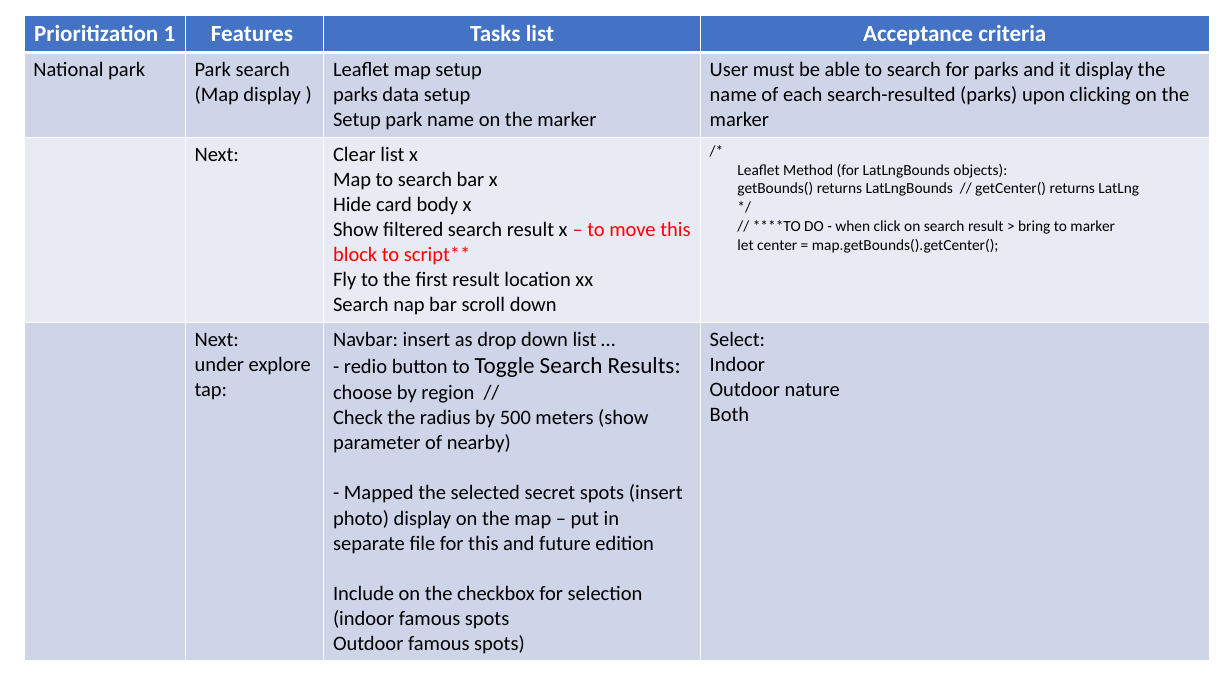
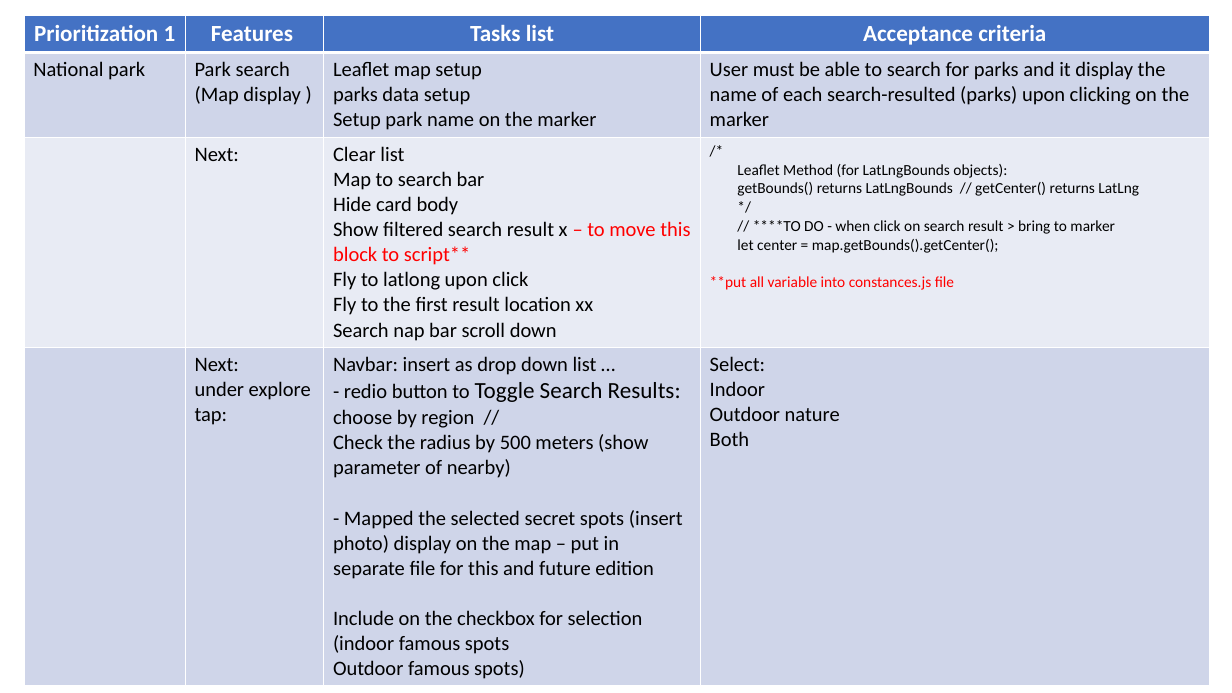
Before and after one commit to annette-p/pre-wedding-photoshoot-locations, a slide deck: slide 7 of wireframe.pptx. Drawn at 1232x693 pixels with LibreOffice and Linux fonts; fonts in the diff are those of the drawing. Boxes give left, top, right and bottom in pixels: in the first picture for what was removed or moved away, otherwise in the second. Text is boxed around its words. In the diff, an @@ line names an element or a change of style, - is before the commit and + after.

Commit message:
remove modules for js scripts

```diff
--- a/wireframe.pptx
+++ b/wireframe.pptx
@@ table at bbox=[24, 15, 1210, 683] @@
-row 3, column 3: Clear list x / Map to search bar x / Hide card body x / Show filtered search result x – to move this block to script** / Fly to the first result location xx / Search nap bar scroll down
+row 3, column 3: Clear list / Map to search bar / Hide card body / Show filtered search result x – to move this block to script** / Fly to latlong upon click / Fly to the first result location xx / Search nap bar scroll down
-row 3, column 4: /* / Leaflet Method (for LatLngBounds objects): / getBounds() returns LatLngBounds // getCenter() returns LatLng / */ / // ****TO DO - when click on search result > bring to marker / let center = map.getBounds().getCenter();
+row 3, column 4: /* / Leaflet Method (for LatLngBounds objects): / getBounds() returns LatLngBounds // getCenter() returns LatLng / */ / // ****TO DO - when click on search result > bring to marker / let center = map.getBounds().getCenter(); / **put all variable into constances.js file
```
Also in this commit, not shown: 7 other files.
